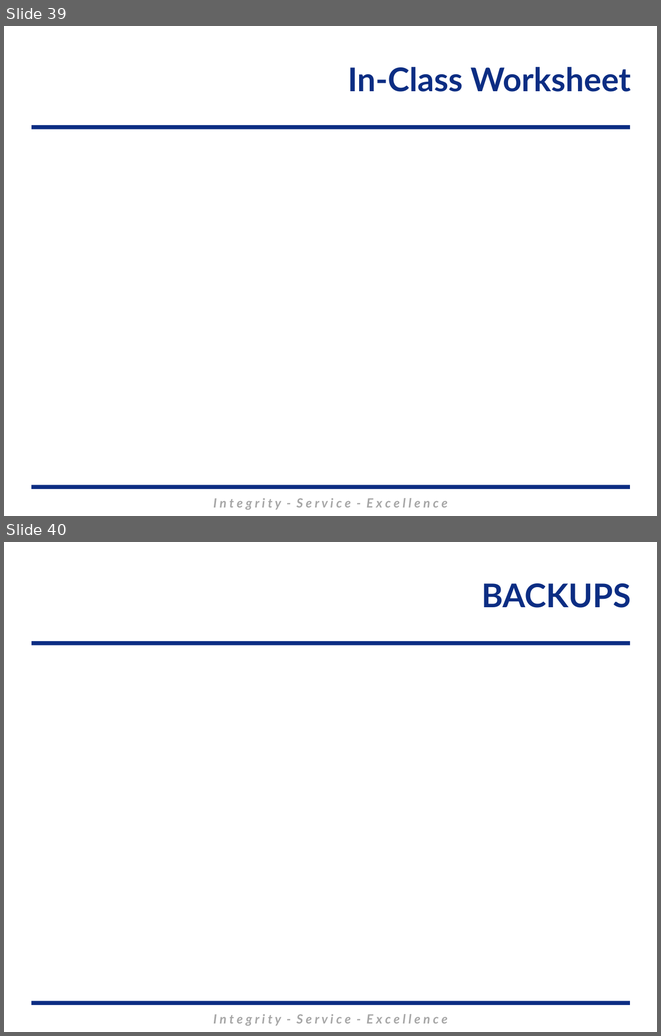
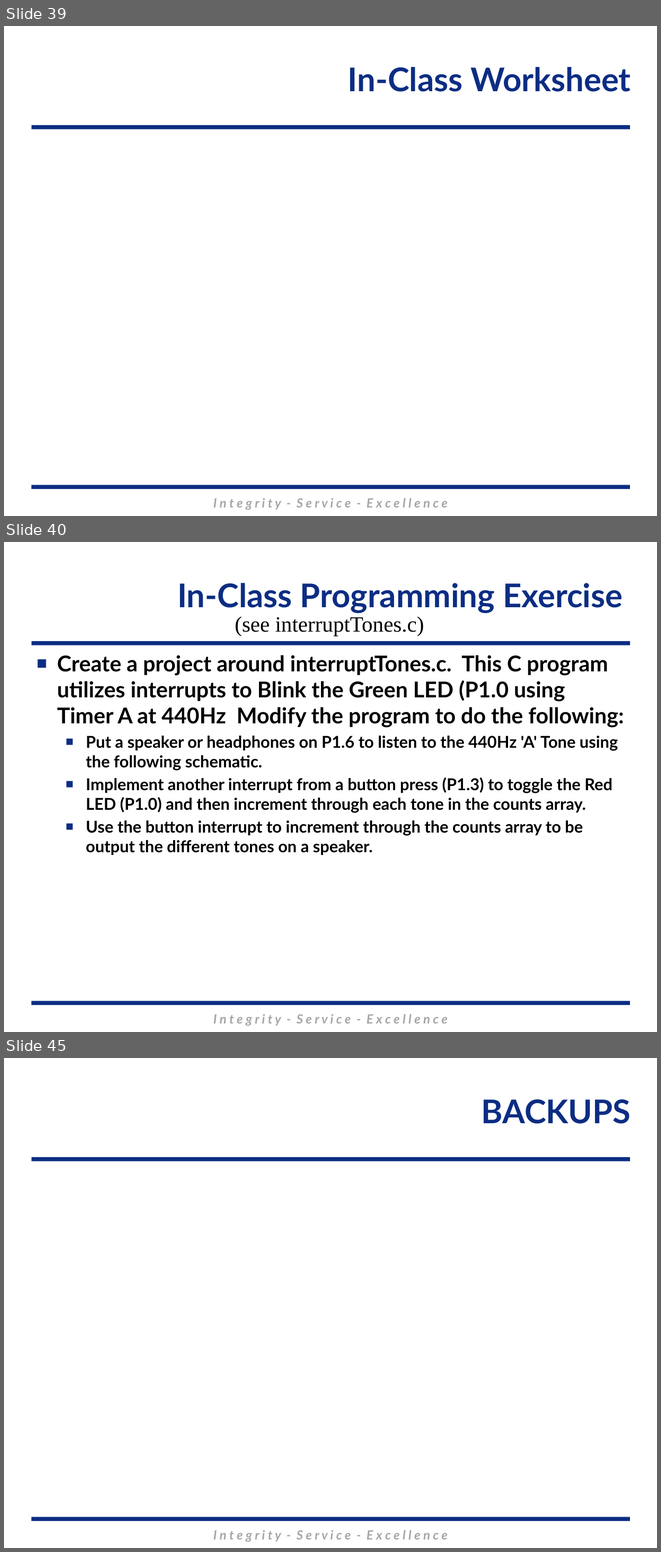
Before and after one commit to MarsUniversity/ECE382, a slide deck: source/lessons/lsn29-30/Lsn29-30.pptx. Shown one above the other, each under a label of ours: slides 39 and 40 before the commit, slides 39, 40 and 45 after it; the slides between them are not shown. The pictures are 661x1036 and 661x1552 pixels, drawn with LibreOffice and Linux fonts; fonts in the diff are those of the drawing; grey boxes stand for pictures; background and template pictures are left out. Boxes give left, top, right and bottom in pixels: in the first picture for what was removed or moved away, otherwise in the second. Text is boxed around its words. In the diff, an @@ line names an element or a change of style, - is before the commit and + after.

```diff
--- a/source/lessons/lsn29-30/Lsn29-30.pptx
+++ b/source/lessons/lsn29-30/Lsn29-30.pptx
@@ slide 40 added at <box>4,542,657,1032</box>, background #FFFFFF; not listed: 3 template elements that a slide beside it also shows @@
@@ title added at <box>177,583,623,613</box>, 36 pt, text #0C2D83, bold @@
+In-Class Programming Exercise
@@ text added at <box>235,616,424,636</box>, 24 pt, text #000000 @@
+(see interruptTones.c)
@@ text added at <box>57,655,624,855</box>, 18 pt, text #000000, bold @@
+■ Create a project around interruptTones.c. This C program utilizes interrupts to Blink the Green LED (P1.0 using Timer A at 440Hz Modify the program to do the following:
+  ■ Put a speaker or headphones on P1.6 to listen to the 440Hz 'A' Tone using the following schematic.
+  ■ Implement another interrupt from a button press (P1.3) to toggle the Red LED (P1.0) and then increment through each tone in the counts array.
+  ■ Use the button interrupt to increment through the counts array to be output the different tones on a speaker.
@@ what was slide 40 is now slide 45 @@
```
Also in this commit, not shown: 4 other slides added, 7 other files.
